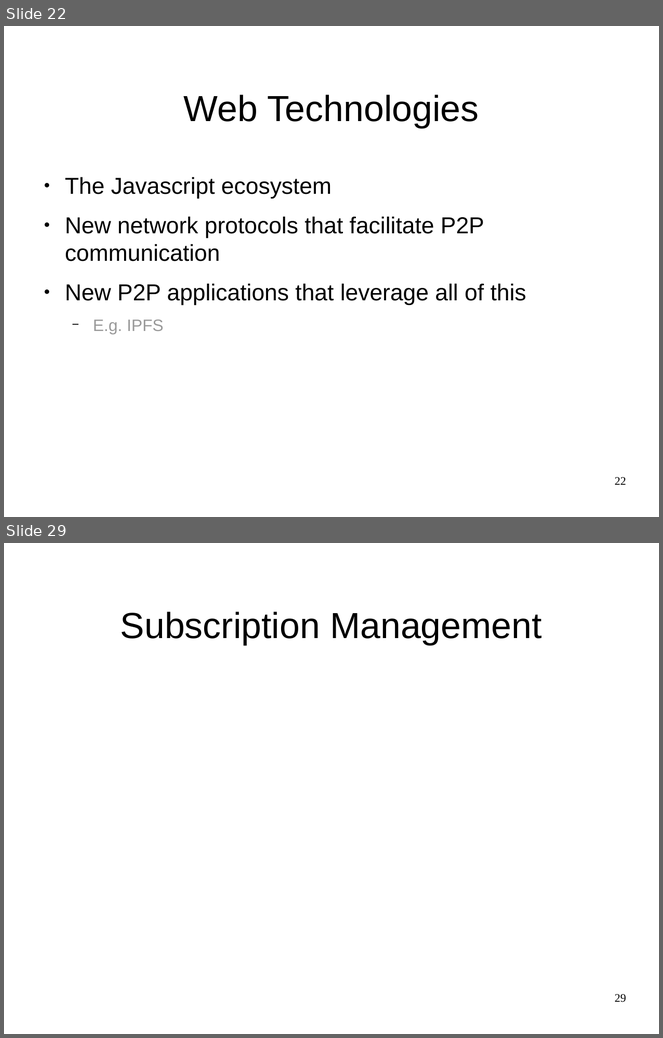
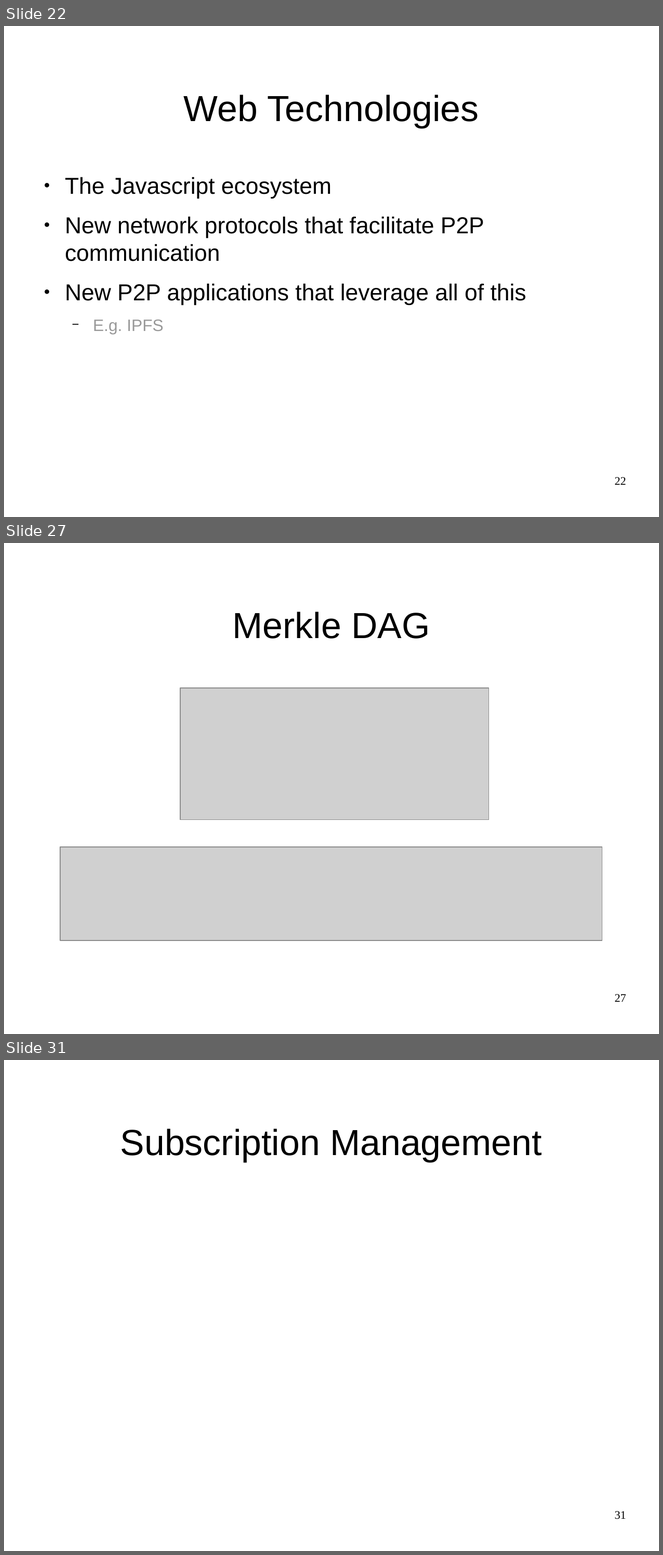
Before and after one commit to JGAntunes/pulsarcast, a slide deck: project-report/presentation.odp. Shown one above the other, each under a label of ours: slides 22 and 29 before the commit, slides 22, 27 and 31 after it; the slides between them are not shown. The pictures are 663x1038 and 663x1555 pixels, drawn with LibreOffice and Linux fonts; fonts in the diff are those of the drawing; grey boxes stand for pictures; background and template pictures are left out. Boxes give left, top, right and bottom in pixels: in the first picture for what was removed or moved away, otherwise in the second. Text is boxed around its words. In the diff, an @@ line names an element or a change of style, - is before the commit and + after.

```diff
--- a/project-report/presentation.odp
+++ b/project-report/presentation.odp
@@ slide 27 added at (4,543,659,1034), background #FFFFFF @@
@@ title added at (233,612,430,639), 44 pt, text #000000 @@
+Merkle DAG
@@ picture added at (181,688,490,820) @@
@@ picture added at (60,847,602,941) @@
@@ page number added at (615,994,626,1002), 14 pt, text #000000 @@
+27
@@ what was slide 29 is now slide 31 @@
@@ page number at (615,1511,626,1520): text changed @@
-29
+31
```
Also in this commit, not shown: 6 slides changed, 8 other slides added, 5 slides removed, 1 other file.
